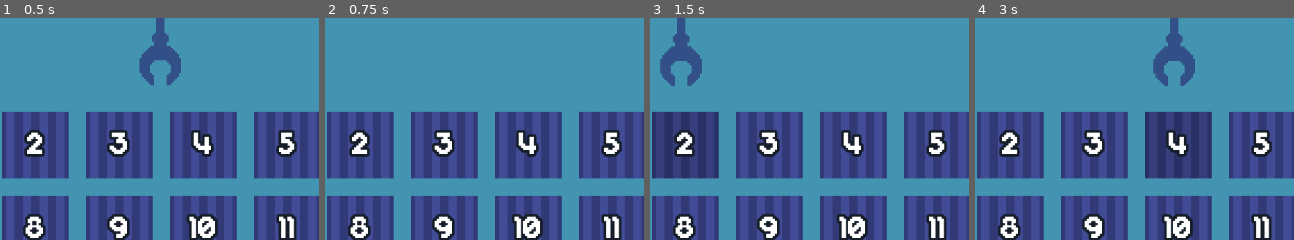
Above: before the commit, frames 1-4 (left to right).
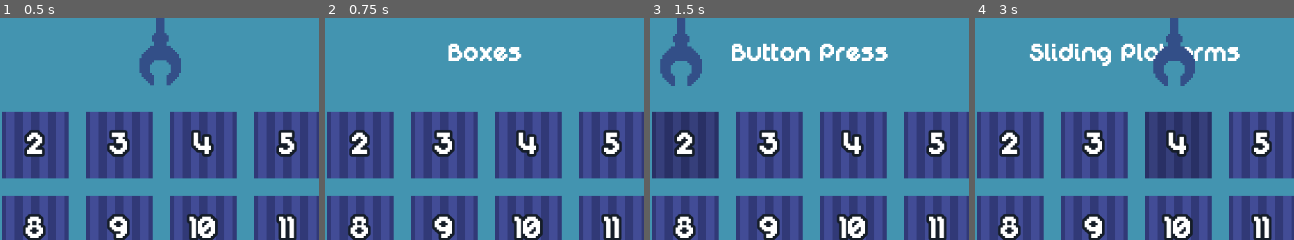
Above: after the commit, the same moments.

Repository: rafesholler/gmtk-2025
Game: Godot game, scene res://Menu/LevelSelect.tscn
Same seed, same stepped clock (60 frames per second), same inputs: the game is played once before the commit and once after it. This scene is started directly instead of the project's main scene.
Inputs:
- Up to frame 1 (0.5 s): no input
- Up to frame 2 (0.75 s): click "1" at 0.5 s
- Up to frame 3 (1.5 s): click "2" at 1.25 s
- Up to frame 4 (3 s): click "3" at 2 s; click "4" at 2.75 s
The pictures show only the part of the screen within x 36-86%, y 0-50%; the shares and areas given below are measured in that part.

Frame 1 is identical in both runs. In frame 2, 1.1% of the frame differs, in the area x 38-62%, y 11-20%; in frame 3, 2.0%; in frame 4, 2.4%, in the area x 16-84%, y 11-22%.

Commit message:
level names in level select

Diff:
--- a/Menu/LevelSelect.tscn
+++ b/Menu/LevelSelect.tscn
@@ -32,6 +32,20 @@
 offset_right = 1152.0
 offset_bottom = 648.0
 color = Color(0.262745, 0.580392, 0.690196, 1)
+
+[node name="LevelName" type="RichTextLabel" parent="CanvasLayer"]
+anchors_preset = 5
+anchor_left = 0.5
+anchor_right = 0.5
+offset_left = -254.0
+offset_right = 254.0
+offset_bottom = 104.0
+grow_horizontal = 2
+size_flags_horizontal = 4
+theme_override_fonts/normal_font = ExtResource("6_1tiiv")
+theme_override_font_sizes/normal_font_size = 40
+horizontal_alignment = 1
+vertical_alignment = 1
 
 [node name="Claw" type="Control" parent="CanvasLayer"]
 layout_mode = 3
--- a/Menu/level_select.gd
+++ b/Menu/level_select.gd
@@ -4,5 +4,35 @@
 	WorldManager.loaded_room.emit()
 	WorldManager.connect("load_next_room", Callable(self,"_on_next_room"));
 
+	for level in $CanvasLayer/Grid.get_children():
+		if level is TextureButton:
+			level.mouse_entered.connect(_on_level_mouse_entered.bind(level.number))
+			level.mouse_exited.connect(_on_level_mouse_exited)
+
 func _on_next_room():
 	queue_free()
+
+
+func _on_level_mouse_entered(level_num: int) -> void:
+	var name = ""
+	match level_num:
+		0:
+			name = "Boxes"
+		1:
+			name = "Button Press"
+		2:
+			name = "Big Heavy Box"
+		3:
+			name = "Sliding Platforms"
+		4:
+			name = "Blocked Exit"
+		5:
+			name = "Two Doors"
+		6:
+			name = "Two Boxes"
+
+	$CanvasLayer/LevelName.text = name
+
+
+func _on_level_mouse_exited() -> void:
+	$CanvasLayer/LevelName.text = ""
Not shown: 1 places in Menu/LevelSelect.tscn that only renumber resources
